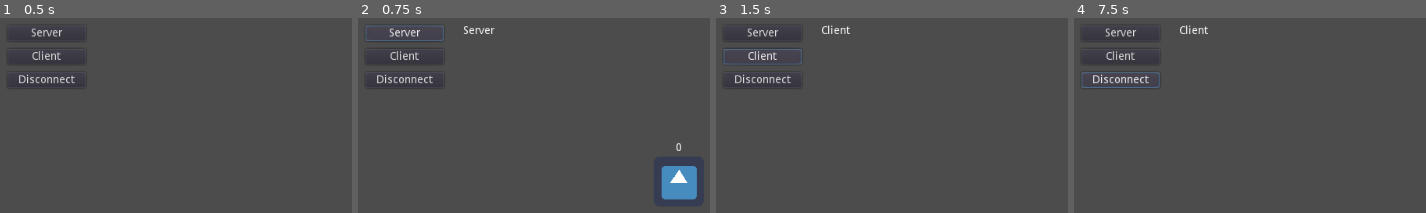
Above: before the commit, frames 1-4 (left to right).
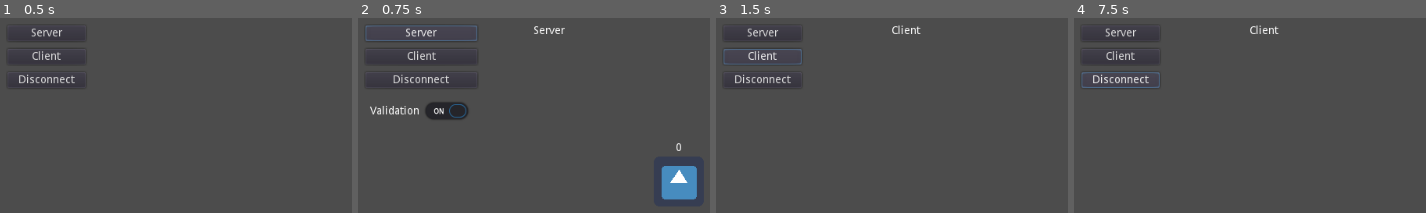
Above: after the commit, the same moments.

Repository: Razzeeyy/godot-networked-instancing-example
Game: Godot game, scene res://examples/cheating/Main.tscn
Same seed, same stepped clock (60 frames per second), same inputs: the game is played once before the commit and once after it. This scene is started directly instead of the project's main scene. The engine's default icon, where the game draws it, is replaced by a stand-in: a white triangle on a blue panel in a dark square.
Inputs:
- Up to frame 1 (0.5 s): no input
- Up to frame 2 (0.75 s): click "Server" at 0.5 s
- Up to frame 3 (1.5 s): click "Client" at 1.25 s
- Up to frame 4 (7.5 s): click "Disconnect" at 2 s; hold Right (ui_right) 2.78-3.53 s; hold Down (ui_down) 3.53-4.28 s; hold Right (ui_right) 4.28-5.03 s; hold Up (ui_up) 5.03-5.78 s; tap Enter at 5.75, 7.25 s; hold Left (ui_left) 5.78-7.28 s; tap Space at 6.5 s; hold Down (ui_down) from 7.28 s (still down)

Frame 1 is identical in both runs. In frame 2, 2.8% of the frame differs, in the area x 3-59%, y 3-53%; in frame 3, 0.4%; in frame 4, 0.4%.

Commit message:
add validation switch to the cheating example

Diff:
--- a/examples/cheating/Main.tscn
+++ b/examples/cheating/Main.tscn
@@ -18,27 +18,34 @@
 custom_constants/separation = 10
 
 [node name="ServerButton" type="Button" parent="VBoxContainer"]
-margin_right = 100.0
+margin_right = 195.0
 margin_bottom = 20.0
 text = "Server"
 
 [node name="ClientButton" type="Button" parent="VBoxContainer"]
 margin_top = 30.0
-margin_right = 100.0
+margin_right = 195.0
 margin_bottom = 50.0
 text = "Client"
 
 [node name="DisconnectButton" type="Button" parent="VBoxContainer"]
 margin_top = 60.0
-margin_right = 100.0
+margin_right = 195.0
 margin_bottom = 80.0
 text = "Disconnect"
 
+[node name="ValidationButton" type="CheckButton" parent="VBoxContainer"]
+margin_top = 90.0
+margin_right = 195.0
+margin_bottom = 130.0
+text = "Validation"
+
 [node name="Status" type="Label" parent="."]
-margin_left = 150.0
+margin_left = 240.215
 margin_top = 25.0
-margin_right = 250.0
+margin_right = 340.215
 margin_bottom = 50.0
 [connection signal="pressed" from="VBoxContainer/ServerButton" to="." method="_on_ServerButton_pressed"]
 [connection signal="pressed" from="VBoxContainer/ClientButton" to="." method="_on_ClientButton_pressed"]
 [connection signal="pressed" from="VBoxContainer/DisconnectButton" to="." method="_on_DisconnectButton_pressed"]
+[connection signal="toggled" from="VBoxContainer/ValidationButton" to="." method="_on_ValidationButton_toggled"]
--- a/examples/cheating/avatar.gd
+++ b/examples/cheating/avatar.gd
@@ -6,7 +6,9 @@
 onready var _sync = $SyncTransform2D
 onready var _sprite = $Sprite
 
+var validate = true
 var _cheating = false
+
 
 func _ready():
 	if multiplayer.is_network_server():
@@ -28,6 +30,8 @@
 
 
 func _validate(old_data, new_data):
+	if !validate:
+		return
 	var allowed_distance = _sync.interval * speed
 	var old_position = old_data.transform.origin
 	var new_position = new_data.transform.origin
--- a/examples/cheating/main.gd
+++ b/examples/cheating/main.gd
@@ -1,8 +1,14 @@
 extends Control
 
 const AvatarScene = preload("Avatar.tscn")
+const Avatar = preload("avatar.gd")
 
 onready var sync_root = $"/root/SyncRoot"
+onready var validation_button = $VBoxContainer/ValidationButton
+
+
+func _ready():
+	validation_button.visible = false
 
 
 func _on_ServerButton_pressed():
@@ -14,6 +20,8 @@
 	multiplayer.connect("network_peer_disconnected", self, "_peer_disconnected")
 	$Status.text = "Server"
 	spawn_avatar()
+	validation_button.visible = true
+	validation_button.pressed = true
 
 
 func _on_ClientButton_pressed():
@@ -24,12 +32,21 @@
 	multiplayer.connect("connected_to_server", self, "_connected")
 	multiplayer.connect("server_disconnected", self, "_server_disconnected")
 	$Status.text = "Client"
+	validation_button.visible = false
 
 
 func _on_DisconnectButton_pressed():
 	sync_root.clear()
 	get_tree().multiplayer.network_peer.close_connection()
 	$Status.text = ""
+	validation_button.visible = false
+
+
+func _on_ValidationButton_toggled(button_pressed):
+	if multiplayer.is_network_server():
+		for child in sync_root.get_children():
+			if child is Avatar:
+				child.validate = button_pressed
 
 
 func _peer_connected(id):
